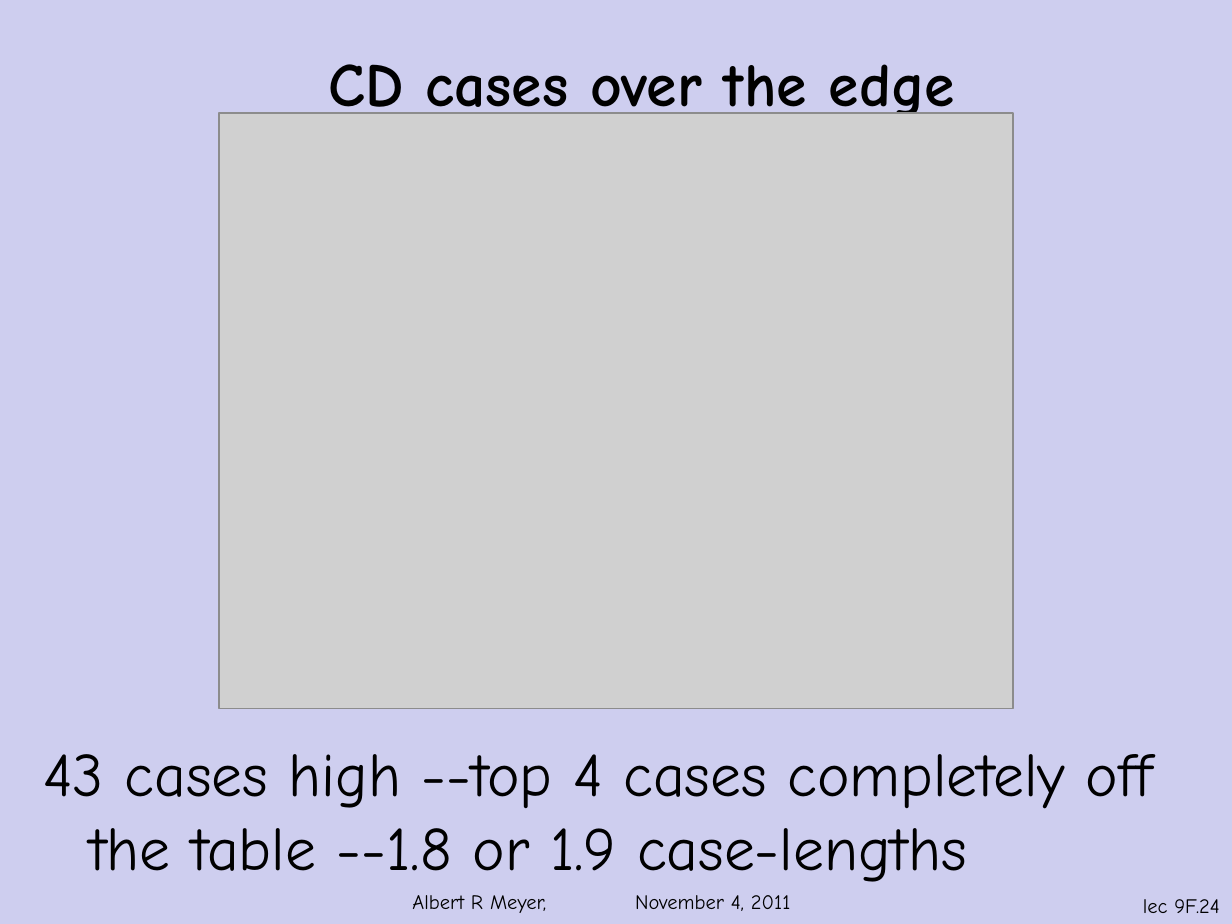
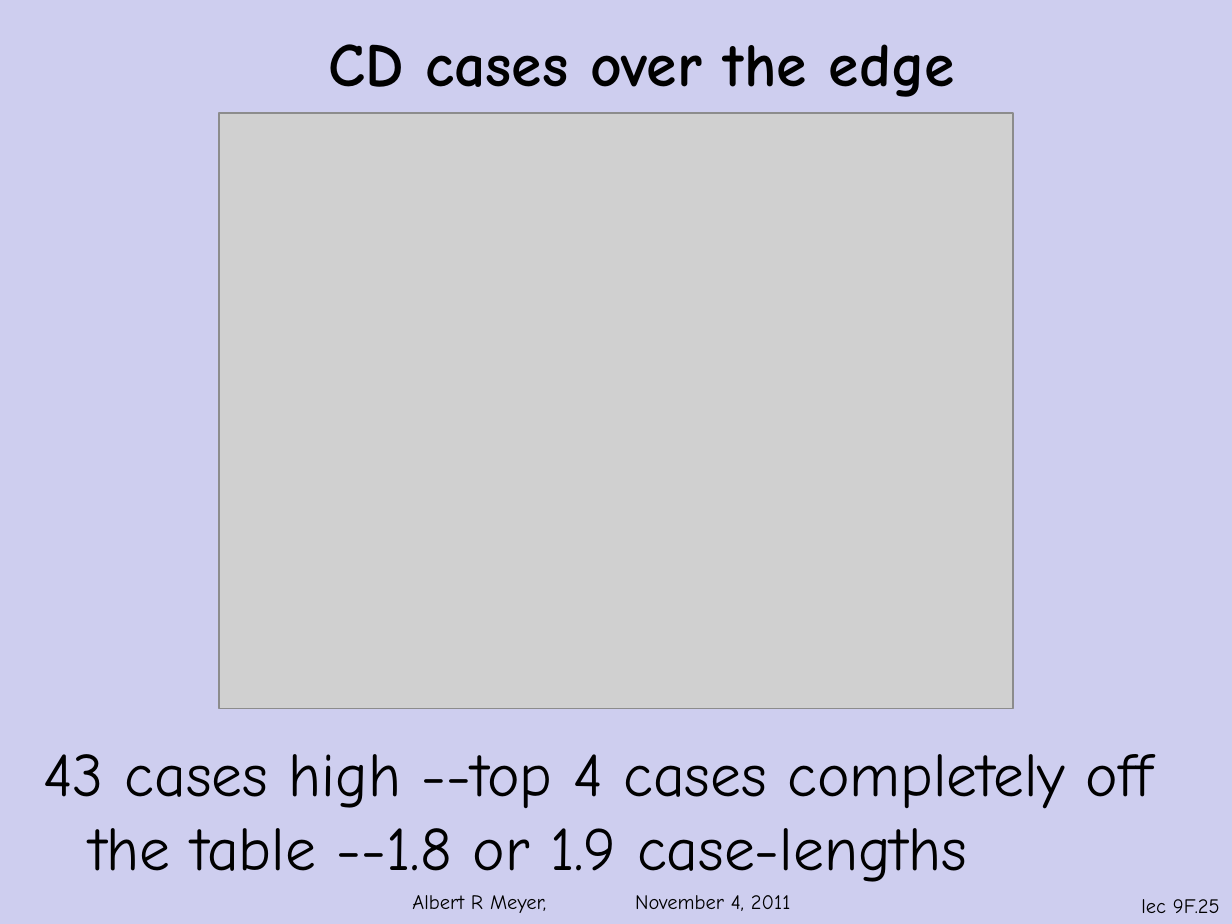
Before and after one commit to armeyer/mcs_web, a slide deck: slide 25 of fall11/slidesF11/slides9f.pptx (slide 24 before the commit). Drawn at 1232x924 pixels with LibreOffice and Linux fonts; fonts in the diff are those of the drawing; grey boxes stand for pictures; background and template pictures are left out. Boxes give left, top, right and bottom in pixels: in the first picture for what was removed or moved away, otherwise in the second. Text is boxed around its words. In the diff, an @@ line names an element or a change of style, - is before the commit and + after.

```diff
--- a/fall11/slidesF11/slides9f.pptx
+++ b/fall11/slidesF11/slides9f.pptx
@@ title "CD cases over the edge": place and size @@
-title "CD cases over the edge" at [328, 64, 955, 114]
+title "CD cases over the edge" at [328, 44, 955, 97]
@@ page number at [1141, 899, 1220, 913]: text changed @@
-lec 9F.24
+lec 9F.25
```
Also in this commit, not shown: 14 other slides changed, 1 slide added, 4 other files.
